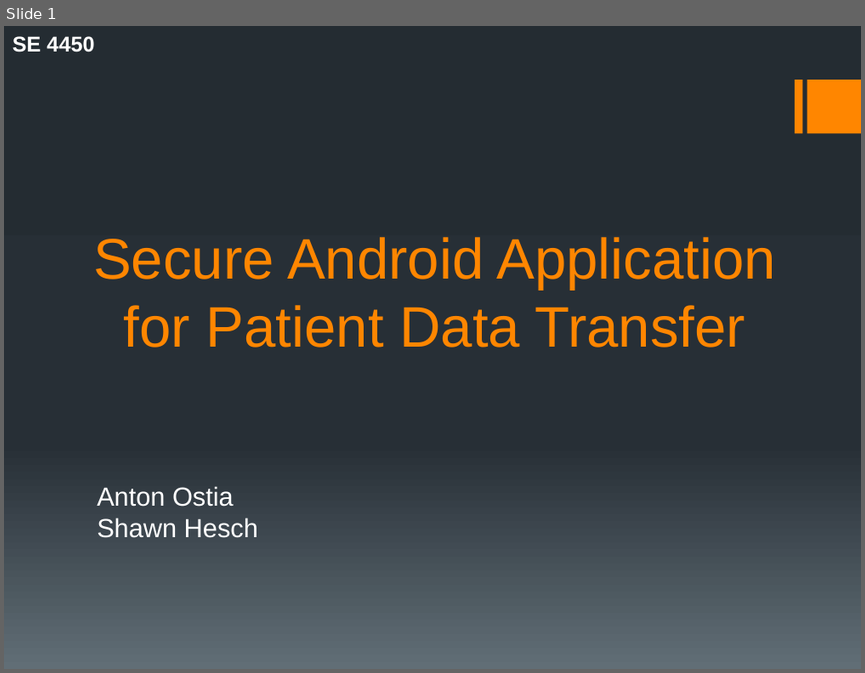
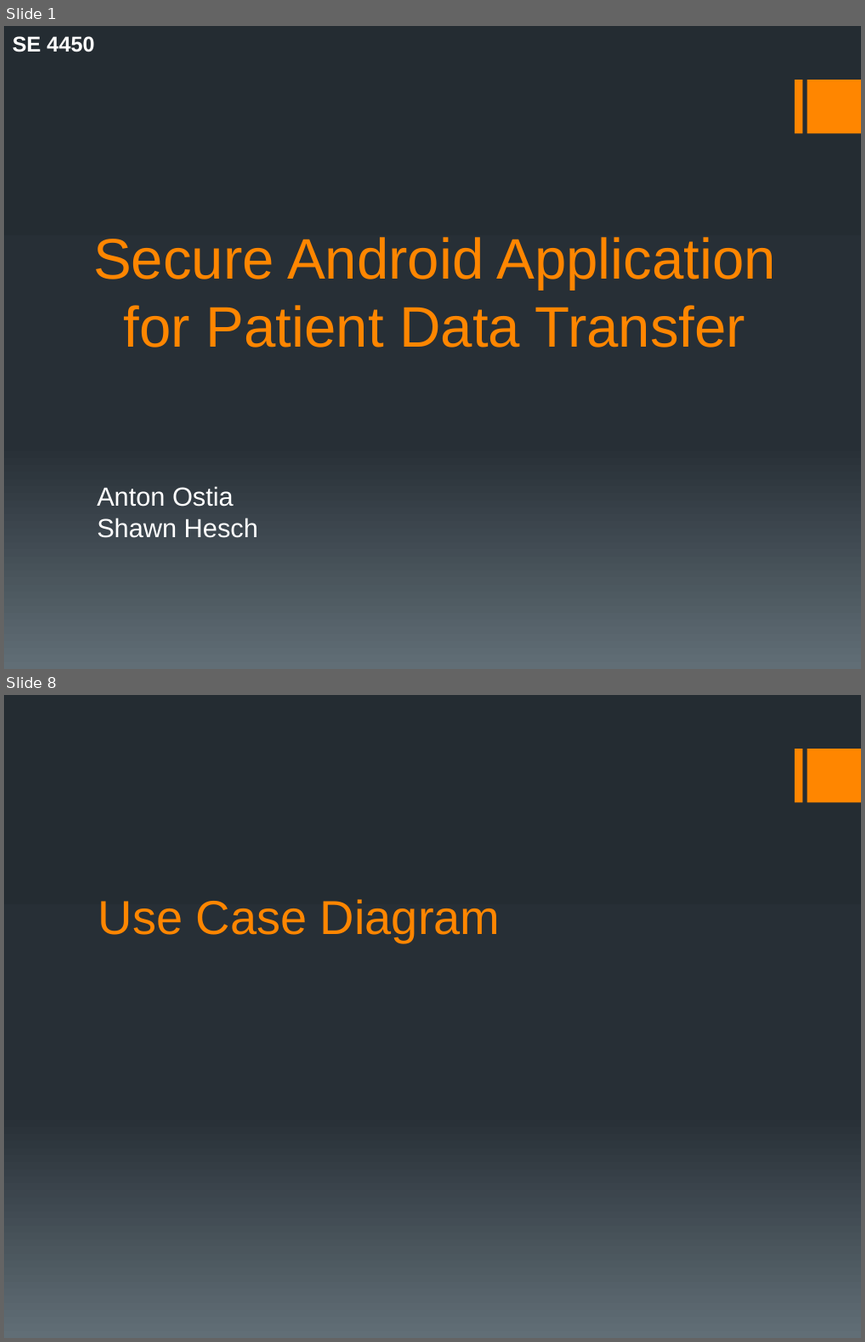
Before and after one commit to ShawnHesch/SAAPI, a slide deck: SAAPI_Walkthrough.pptx. Shown one above the other, each under a label of ours: slide 1 before the commit, slides 1 and 8 after it; the slides between them are not shown. The pictures are 865x673 and 865x1342 pixels, drawn with LibreOffice and Linux fonts; fonts in the diff are those of the drawing. Boxes give left, top, right and bottom in pixels: in the first picture for what was removed or moved away, otherwise in the second. Text is boxed around its words. In the diff, an @@ line names an element or a change of style, - is before the commit and + after.

```diff
--- a/SAAPI_Walkthrough.pptx
+++ b/SAAPI_Walkthrough.pptx
@@ slide 8 added at (4,695,861,1338), background gradient #242C33 to #273037 to #636D76; not listed: 2 template elements that a slide beside it also shows @@
@@ title added at (98,899,500,942), 40 pt, text #FF8600 @@
+Use Case Diagram
```
Also in this commit, not shown: 11 other slides added, 2 slides removed, 4 other files.
